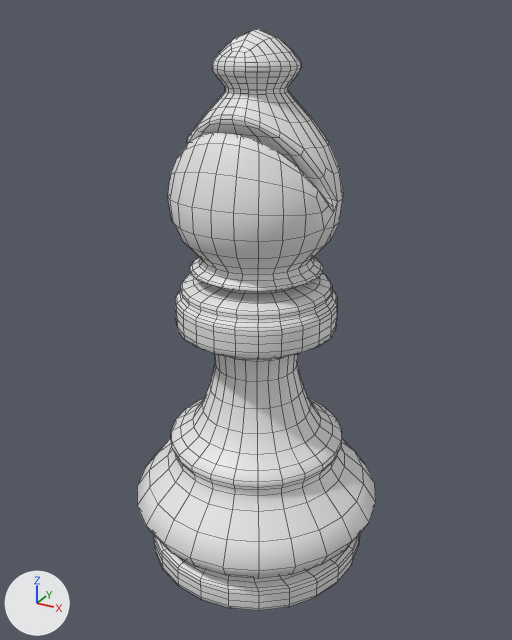
What one commit did to the FBX model Assets/Model3D/Echecs/fou.fbx.
The view is the same before and after, from a camera (50 mm lens) standing at (1.87, -3.4, 3.3) and looking at (0.0, 0.0, 1.6). The axes (+X, +Y, +Z) are drawn at lower left. The lights are the same throughout. Mesh edges are drawn as thin lines. Where no turn or scale is listed for an object, it has been applied to the vertices.

The first picture shows 'fou'.
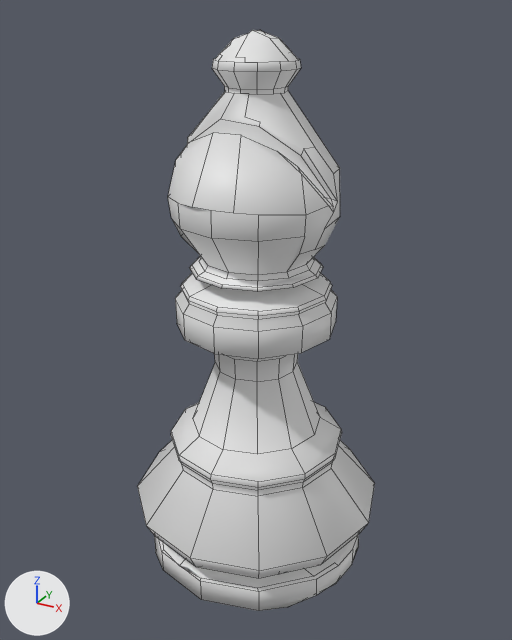
Changed parts and their boxes [x1, y1, x2, y2] in the pictures (512 x 640 px):
'fou', reshaped
    before: [137, 29, 376, 611]
    after: [137, 30, 375, 611]
part 1 of me_cube_003, deleted
    before: [137, 29, 376, 611]

What the commit changed:
me_cube_003 is used by ob_fou; location (0.0, 0.0, 0.0).
me_cube_003 had 1676 vertices, 1674 faces and spanned x -0.79..0.79, y -0.79..0.79, z 0.0..3.2.
me_cube_003 now has 475 vertices, 339 faces and spans x -0.79..0.79, y -0.79..0.79, z 0.01..3.2.
me_cube_003 part 1: 1201 vertices removed from x -0.76..0.76, y -0.76..0.76, z 0.0..3.2.
